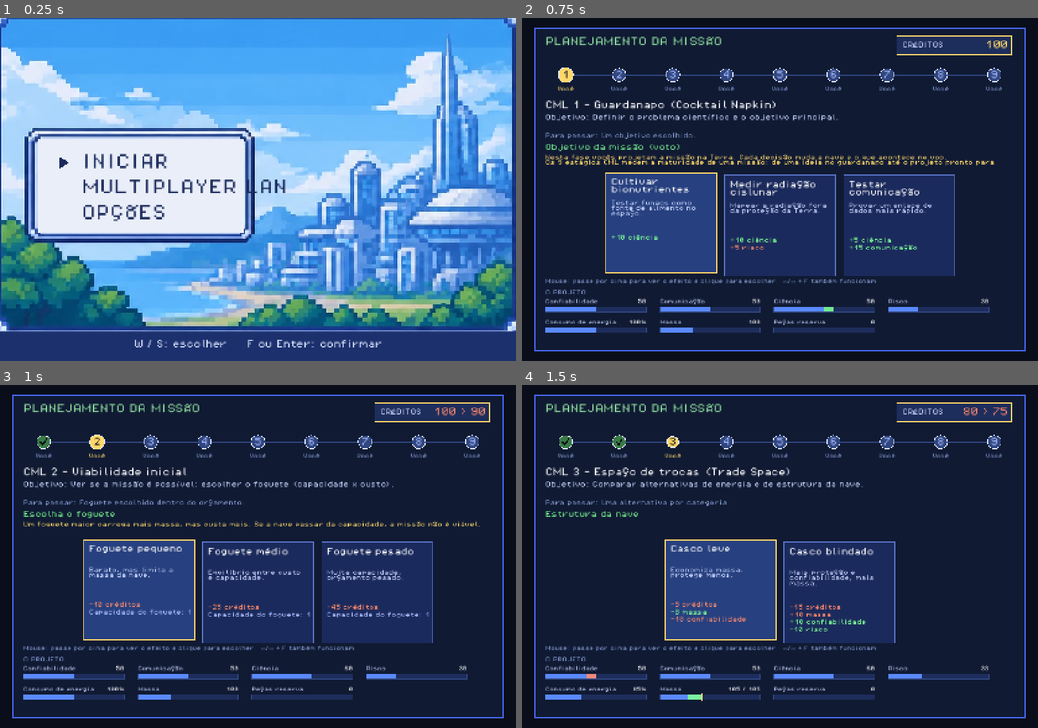
Above: before the commit, frames 1-4 (two rows, left to right).
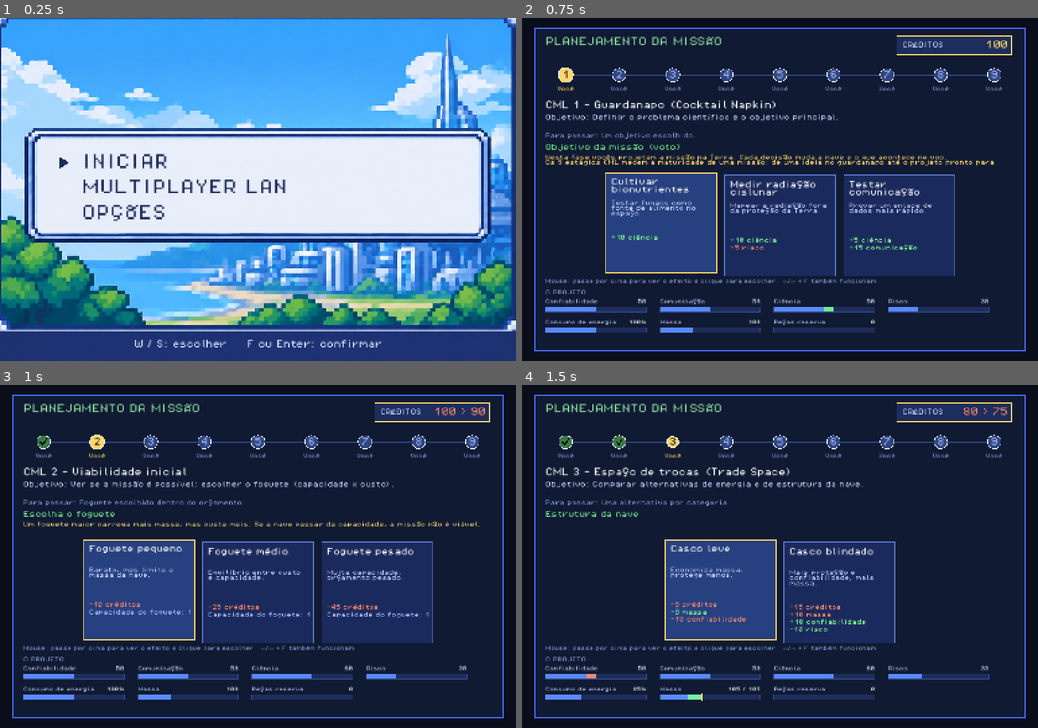
Above: after the commit, the same moments.

Repository: thallesgsrv/nasa-space-apps
Game: Godot game, scene res://scenes/start_menu.tscn
The game is run twice, just before and just after one commit, with the same random seed, the same clock (stepped at 60 frames per second) and the same inputs. Video files are missing from this copy of the repository; at most half a second of black plays in their place. Sound files missing from this copy of the repository are replaced by a short silence.
Inputs (mouse positions are in pixels of both pictures, inside the frame that each line leads up to):
- Up to frame 1 (0.25 s): no input
- Up to frame 2 (0.75 s): tap Enter at 0.5 s; move the mouse to (893, 172) at 0.52 s; hold D (move_right) from 0.53 s (still down); hold F (interact) from 0.53 s (still down); click (893, 172) at 0.67 s
- Up to frame 3 (1 s): keep holding D (move_right); keep holding F (interact); tap Space at 0.77 s
- Up to frame 4 (1.5 s): release D (move_right) at 1.25 s; release F (interact) at 1.25 s; tap Space at 1.25 s; drag from (676, 573) to (754, 625) at 1.27 s

The runs differ from the first frame. In frame 1, 25% of the frame differs, in the area x 0-100%, y 0-92%; in frame 2, nothing differs; in frame 3, nothing differs; in frame 4, nothing differs.

Commit message:
feat: tela inicial e colisão na sala do propulsor

Diff:
--- a/assets/scientist/scientist_frames.tres
+++ b/assets/scientist/scientist_frames.tres
@@ -1,6 +1,6 @@
-[gd_resource type="SpriteFrames" format=3]
-
-[ext_resource type="Texture2D" path="res://assets/scientist/scientist_sheet.png" id="1_sheet"]
+[gd_resource type="SpriteFrames" format=3 uid="uid://d2y4ooe4nrayd"]
+
+[ext_resource type="Texture2D" uid="uid://d2138ntcsip5m" path="res://assets/scientist/scientist_sheet.png" id="1_sheet"]
 
 [sub_resource type="AtlasTexture" id="AtlasTexture_56"]
 atlas = ExtResource("1_sheet")
--- a/scenes/rooms/camara_propulsao.tscn
+++ b/scenes/rooms/camara_propulsao.tscn
@@ -32,17 +32,8 @@
 [sub_resource type="RectangleShape2D" id="s8"]
 size = Vector2(195, 285)
 
-[sub_resource type="RectangleShape2D" id="s9"]
-size = Vector2(68, 210)
-
-[sub_resource type="RectangleShape2D" id="RectangleShape2D_xv3bb"]
-size = Vector2(21.74997, 207.45026)
-
 [sub_resource type="RectangleShape2D" id="s10"]
 size = Vector2(240, 45)
-
-[sub_resource type="RectangleShape2D" id="s11"]
-size = Vector2(43, 105)
 
 [sub_resource type="RectangleShape2D" id="s12"]
 size = Vector2(95, 168)
@@ -93,10 +84,6 @@
 position = Vector2(202.5, 762.5)
 shape = SubResource("s8")
 
-[node name="CollisionShape2D" type="CollisionShape2D" parent="Colisoes" unique_id=202620939]
-position = Vector2(414.875, 638.7251)
-shape = SubResource("RectangleShape2D_xv3bb")
-
 [node name="Portas" type="Node2D" parent="." unique_id=1568079239]
 
 [node name="Porta_cafeteria" type="Area2D" parent="Portas" unique_id=893901807]
Binary file changed: assets/ui/bandeira.png
Binary file changed: assets/ui/start_bg.png
Not shown, changed: export_presets.cfg
Not shown: 1 places in scenes/rooms/camara_propulsao.tscn that only renumber resources
